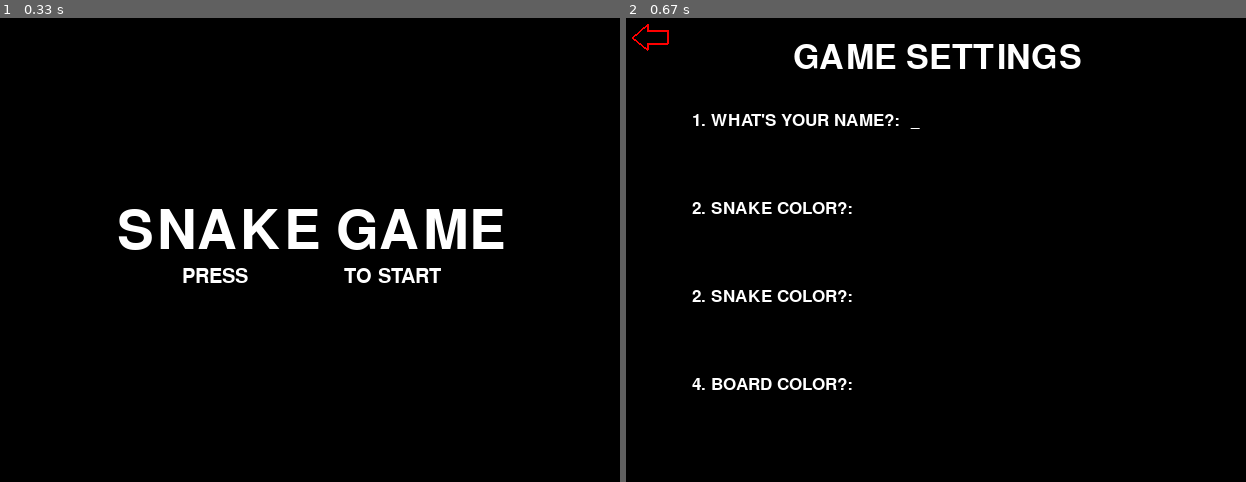
Above: before the commit, frames 1-2 (left to right).
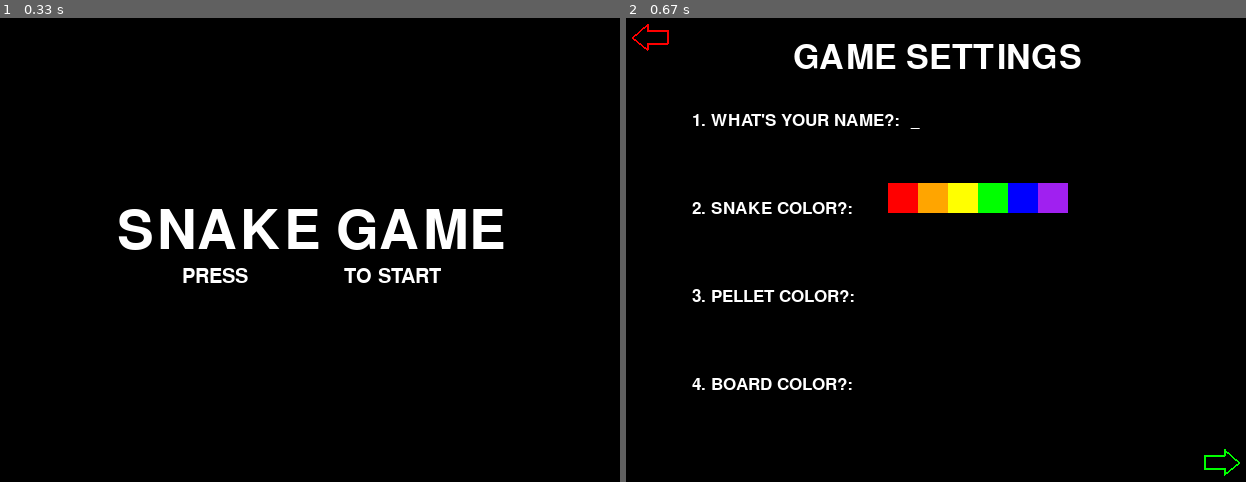
Above: after the commit, the same moments.

Repository: alexsavino/walmart_retro_snake
Game: pygame game, started from pygame_snake.py
Same seed, same stepped clock (60 frames per second), same inputs: the game is played once before the commit and once after it.
Inputs:
- Up to frame 1 (0.33 s): no input
- Up to frame 2 (0.67 s): tap Space at 0.33 s

Frame 1 is identical in both runs. In frame 2, 2.3% of the frame differs, in the area x 10-100%, y 35-99%.

Commit message:
update
i added to all of the screens..

Diff:
--- a/pygame_snake.py
+++ b/pygame_snake.py
@@ -23,15 +23,24 @@
 
 # FUNCTIONS THAT RELATE THE SCREENS...
 def back_arrow():
-    global vertices
     arrow_color = 'red'
     x = 3
     y = 5
     dilation = 5
-    back_arrow_vertices = list(dilation * np.array([(x, y), (x + 3, y + 2.5), (x + 3, y + 1.25),
-                (x + 7, y + 1.25), (x + 7, y - 1.25), (x + 3, y - 1.25), (x + 3, y - 2.5)]))
-    vertices = pyg.draw.polygon(screen, arrow_color, back_arrow_vertices, width=2)
+    back_arrow_vertices = list(dilation * np.array([(x, y), (x+3, y+2.5), (x+3, y+1.25),
+                (x+7, y+1.25), (x+7, y-1.25), (x+3, y-1.25), (x+3, y-2.5)]))
+    pyg.draw.polygon(screen, arrow_color, back_arrow_vertices, width=2)
     return back_arrow_vertices
+
+def forward_arrow():
+    arrow_color = 'green'
+    x = 124.5
+    y = 90
+    dilation = 5
+    forward_arrow_vertices = list(dilation * np.array([(x, y), (x-3, y+2.5), (x-3, y+1.25),
+                (x-7, y+1.25), (x-7, y-1.25), (x-3, y-1.25), (x-3, y-2.5)]))
+    pyg.draw.polygon(screen, arrow_color, forward_arrow_vertices, width=2)
+    return forward_arrow_vertices
 
 def is_inside_arrow(point,arrow_vertices):
     x, y = point
@@ -64,7 +73,9 @@
     while title_screen:
         pyg.display.set_caption("Snake Game")
         screen.fill('black')
-
+        mouse_pos = pyg.mouse.get_pos()
+
+        # TO MAKE THE TITLE + SUBTITLE...
         title_title = title_font.render("SNAKE GAME", True, gen_col)
         subtitle = subtitle_font.render("PRESS                TO START", True, gen_col)
         title_height = height//2-20
@@ -74,6 +85,7 @@
 
         screen.blit(title_title, title_rect)
         screen.blit(subtitle, subtitle_rect)
+
 
         # TO MAKE THE 'SPACE' BLINK...
         SPACE_visible = True
@@ -91,8 +103,12 @@
             SPACE_rect = SPACE_surface.get_rect(topleft=(SPACE_x, subtitle_height-13))
             screen.blit(SPACE_surface, SPACE_rect)
 
+
+        # EVENTS CAPTURE...
         for event in pyg.event.get():
-            if (event.type==KEYDOWN) and (event.key==K_SPACE):
+            if event.type == pyg.QUIT:
+                pyg.quit()
+            elif (event.type==KEYDOWN) and (event.key==K_SPACE):
                 title_screen = False
                 option_screen = True
 
@@ -119,10 +135,11 @@
     while option_screen:
         screen.fill('black')
         pyg.display.set_caption("Game Settings")
-
+        mouse_pos = pyg.mouse.get_pos()
 
         # TO CREATE BACK-BUTTON!
-        back_arrow_polygon = back_arrow()
+        back_arrow_polygon_option = back_arrow()
+        forward_arrow_polygon_option = forward_arrow()
 
         # SCREEN TITLE...
         option_title_font = pyg.font.Font(None,50)
@@ -131,12 +148,100 @@
         option_title_rect = option_title.get_rect(center=(width//2,option_title_height))
         screen.blit(option_title, option_title_rect)
 
-
         #------------------------------------------------------------------------------------------------------------------
         # PREFERENCE 1: NAME
-        # TO RECORD THE USER'S NAME...
+
+
+        # TO POSITION BOTH QUESTION / ANSWER...
+        q_left, q_top = 75, 100
+        q_surface = q_font.render(name_question, True, gen_col)
+        q_rect = q_surface.get_rect(topleft=(q_left, q_top))
+        screen.blit(q_surface, q_rect)
+
+        a_top, a_left = (q_top+1.5), q_rect.right + 3
+        a_surface = a_font.render(username, True, gen_col)
+        a_rect = a_surface.get_rect(topleft=(a_left, a_top))
+        screen.blit(a_surface, a_rect)
+
+
+        # TO MAKE THE CURSOR BLINK...
+        cursor_timer += 1
+        if cursor_timer >= cursor_interval:
+            cursor_timer = 0
+            cursor_visible = not cursor_visible
+
+        if cursor_visible:
+            cursor_x = a_rect.right + 2  # Adjust the cursor x position
+            cursor_surface = a_font.render("_", True, gen_col)
+            cursor_rect = cursor_surface.get_rect(topleft=(cursor_x, a_top))
+            screen.blit(cursor_surface, cursor_rect)
+
+
+        #------------------------------------------------------------------------------------------------------------------
+        # PREFERENCE 2: SNAKE COLOR
+        snake_q_left, snake_q_top = q_left, (q_top+space_between_questions)
+        snake_q_surface = q_font.render(snake_color_question, True, gen_col)
+        snake_q_rect = snake_q_surface.get_rect(topleft=(snake_q_left,snake_q_top))
+        screen.blit(snake_q_surface,snake_q_rect)
+
+
+
+
+
+        # TRYING TO DEFINE A COLOR LINE TO HOPEFULLY PUT IN A FUNCTION!
+        color_options = ['RED','ORANGE','YELLOW','GREEN','BLUE','PURPLE']
+        clicked_box_index = None
+
+        for color_index in range(len(color_options)):
+            color_box_width = 30
+            color_box_x = snake_q_rect.right + 30 + (color_index * color_box_width)
+            color_box_height_adj = -17
+            color_box_y = snake_q_top + color_box_height_adj
+            given_box = pyg.Rect(color_box_x,color_box_y,
+                color_box_width,color_box_width)
+            pyg.draw.rect(screen, color_options[color_index], given_box)
+
+            # this is to add white around the boxes? idk if this fits the look lol
+            #pyg.draw.rect(screen, gen_col, [color_box_x,color_box_y,
+            #    color_box_width,color_box_width],width=1)
+
+            if given_box.collidepoint(mouse_pos):
+                snake_color = a_font.render(str(color_options[color_index]),
+                    True, gen_col)
+                snake_color_width = 360
+                snake_color_height_adj = 33
+                snake_color_height = snake_q_top + snake_color_height_adj
+                snake_color_rect = snake_color.get_rect(center=(snake_color_width,snake_color_height))
+                screen.blit(snake_color, snake_color_rect)
+
+                #pyg.draw.rect(screen, gen_col, given_box, width=2)
+
+
+
+        #------------------------------------------------------------------------------------------------------------------
+        # PREFERENCE 4: PELLET COLOR
+        pellet_q_left, pellet_q_top = q_left, (snake_q_top+space_between_questions)
+        pellet_q_surface = q_font.render(pellet_color_question, True, gen_col)
+        pellet_q_rect = pellet_q_surface.get_rect(topleft=(pellet_q_left,pellet_q_top))
+        screen.blit(pellet_q_surface,pellet_q_rect)
+
+        #------------------------------------------------------------------------------------------------------------------
+        # PREFERENCE 3: BOARD COLOR
+        board_q_left, board_q_top = q_left, (pellet_q_top+space_between_questions)
+        board_q_surface = q_font.render(board_color_question, True, gen_col)
+        board_q_rect = board_q_surface.get_rect(topleft=(board_q_left,board_q_top))
+        screen.blit(board_q_surface,board_q_rect)
+
+
+
+
+
+        # EVENTS CATCHER...
         for event in pyg.event.get():
-            if event.type == KEYDOWN:
+            if event.type == pyg.QUIT:
+                pyg.quit()
+            # TO ENTER USERNAME...
+            elif event.type == KEYDOWN:
                 if event.key == K_BACKSPACE:
                     username = username[:-1]
                 # THIS COULD USE SOME CLEANING UP!!
@@ -149,71 +254,62 @@
                 # 3.
                 elif event.unicode.isalpha() or event.unicode.isspace():
                     username += event.unicode
+            # WHAT HAPPENS IF BACK-BUTTON IS PRESSED...
             elif (event.type == MOUSEBUTTONDOWN) and (event.button == 1):
-                mouse_pos = pyg.mouse.get_pos()
-                if is_inside_arrow(mouse_pos, back_arrow_polygon):
+                if is_inside_arrow(mouse_pos, back_arrow_polygon_option):
                     title_screen = True
                     option_screen = False
                     break
-
-
-        # TO POSITION BOTH QUESTION / ANSWER...
-        q_left, q_top = 75, 100
-        q_surface = q_font.render(name_question, True, gen_col)
-        q_rect = q_surface.get_rect(topleft=(q_left, q_top))
-        screen.blit(q_surface, q_rect)
-
-        a_top, a_left = (q_top+1.5), q_rect.right + 3
-        a_surface = a_font.render(username, True, gen_col)
-        a_rect = a_surface.get_rect(topleft=(a_left, a_top))
-        screen.blit(a_surface, a_rect)
-
-
-        # TO MAKE THE CURSOR BLINK...
-        cursor_timer += 1
-        if cursor_timer >= cursor_interval:
-            cursor_timer = 0
-            cursor_visible = not cursor_visible
-
-        if cursor_visible:
-            cursor_x = a_rect.right + 2  # Adjust the cursor x position
-            cursor_surface = a_font.render("_", True, gen_col)
-            cursor_rect = cursor_surface.get_rect(topleft=(cursor_x, a_top))
-            screen.blit(cursor_surface, cursor_rect)
-
-
-        #------------------------------------------------------------------------------------------------------------------
-        # PREFERENCE 2: SNAKE COLOR
-        snake_q_left, snake_q_top = q_left, (q_top+space_between_questions)
-        snake_q_surface = q_font.render(snake_color_question, True, gen_col)
-        snake_q_rect = snake_q_surface.get_rect(topleft=(snake_q_left,snake_q_top))
-        screen.blit(snake_q_surface,snake_q_rect)
-
-        #------------------------------------------------------------------------------------------------------------------
-        # PREFERENCE 4: PELLET COLOR
-        pellet_q_left, pellet_q_top = q_left, (snake_q_top+space_between_questions)
-        pellet_q_surface = q_font.render(snake_color_question, True, gen_col)
-        pellet_q_rect = pellet_q_surface.get_rect(topleft=(pellet_q_left,pellet_q_top))
-        screen.blit(pellet_q_surface,pellet_q_rect)
-
-        #------------------------------------------------------------------------------------------------------------------
-        # PREFERENCE 3: BOARD COLOR
-        board_q_left, board_q_top = q_left, (pellet_q_top+space_between_questions)
-        board_q_surface = q_font.render(board_color_question, True, gen_col)
-        board_q_rect = board_q_surface.get_rect(topleft=(board_q_left,board_q_top))
-        screen.blit(board_q_surface,board_q_rect)
-
+            # WHAT HAPPENS IF FORWARD BUTTON IS PRESSED...
+            elif (event.type == MOUSEBUTTONDOWN) and (event.button == 1):
+                if is_inside_arrow(mouse_pos, forward_arrow_polygon_option):
+                    game_screen = True
+                    option_screen = False
+                    break
+
+            #elif (event.type == pyg.MOUSEBUTTONDOWN) and (event.button == 1)
         pyg.display.flip()
 
+
 # maybe i can make it so that when you do hit enter on your name quotes appear? maybe a color change? something to differentiate
 
 
-
 #@@@@@@@@@@@@@@@@@@@@@@@@@@@@@@@@@@@@@@@@@@@@@@@@@@@@@@@@@@@@@@@@@@@@@@@@@@@@@@@@@@@@@@@@@@@@@@@@@@@@@@@@@@@@@@@@@@@@@@@@@@@@@@@@@@@@@@@@@@@@@
-#while game_screen():
+    while game_screen:
+        screen.fill('black')
+        mouse_pos = pyg.mouse.get_pos()
+
+        # TEST_USERNAME // TEST_USERNAME // TEST_USERNAME // TEST_USERNAME
+        TEST_USERNAME = 'Alex'
+        pyg.display.set_caption("{}'s Snake Game".format(TEST_USERNAME))
+
+
+        # EVENTS CATCHER...
+        for event in pyg.event.get():
+            if event.type == pyg.QUIT:
+                pyg.quit()
+
+        pyg.display.flip()
+
 #@@@@@@@@@@@@@@@@@@@@@@@@@@@@@@@@@@@@@@@@@@@@@@@@@@@@@@@@@@@@@@@@@@@@@@@@@@@@@@@@@@@@@@@@@@@@@@@@@@@@@@@@@@@@@@@@@@@@@@@@@@@@@@@@@@@@@@@@@@@@@
-#while end_screen():
-
-pyg.quit()
+    # this is what should be presented SHOULD A GAME BE FINISHED!
+    # 1. the results - 'YOU LOST', 'YOU WON'
+    # 2. 'play again!!'
+    # 3. (settings?)
+    '''
+    while end_screen():
+        screen.fill('black')
+        mouse_pos = pyg.mouse.get_pos()
+        pyg.display.set_caption("RESULTS PAGE")
+
+        # EVENTS CATCHER...
+        for event in pyg.event.get():
+            if event.type == pyg.QUIT:
+                pyg.quit()
+
+        pyg.display.flip()
+    '''
+
+    pyg.quit()
 
 # %%
